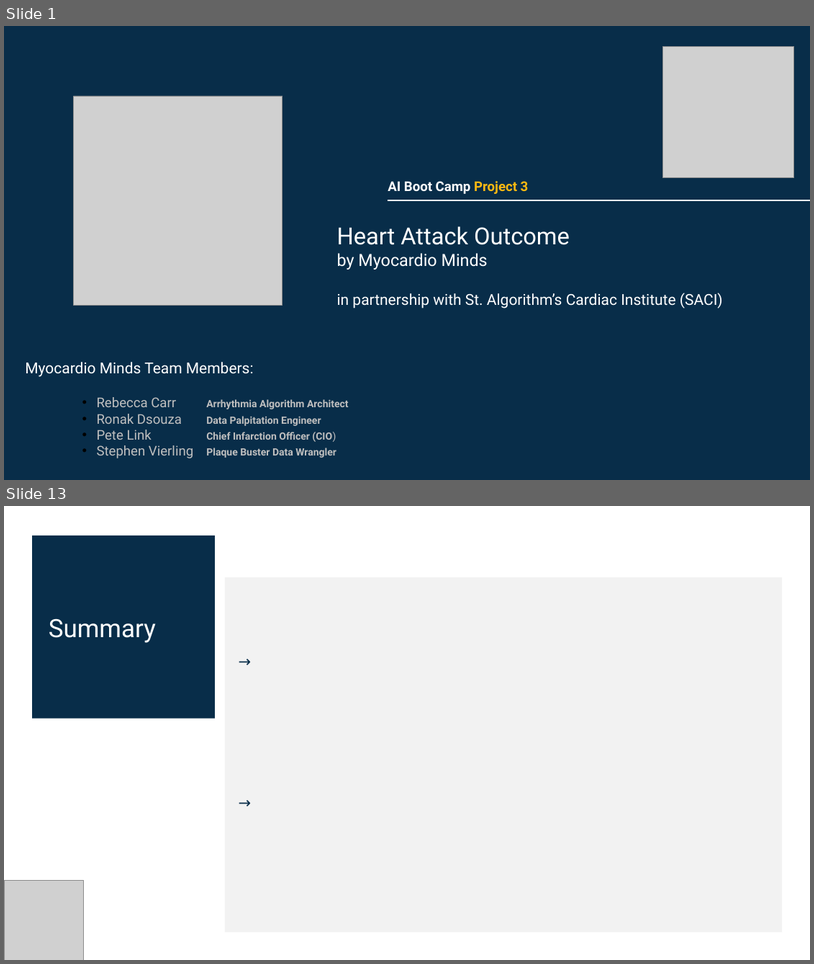
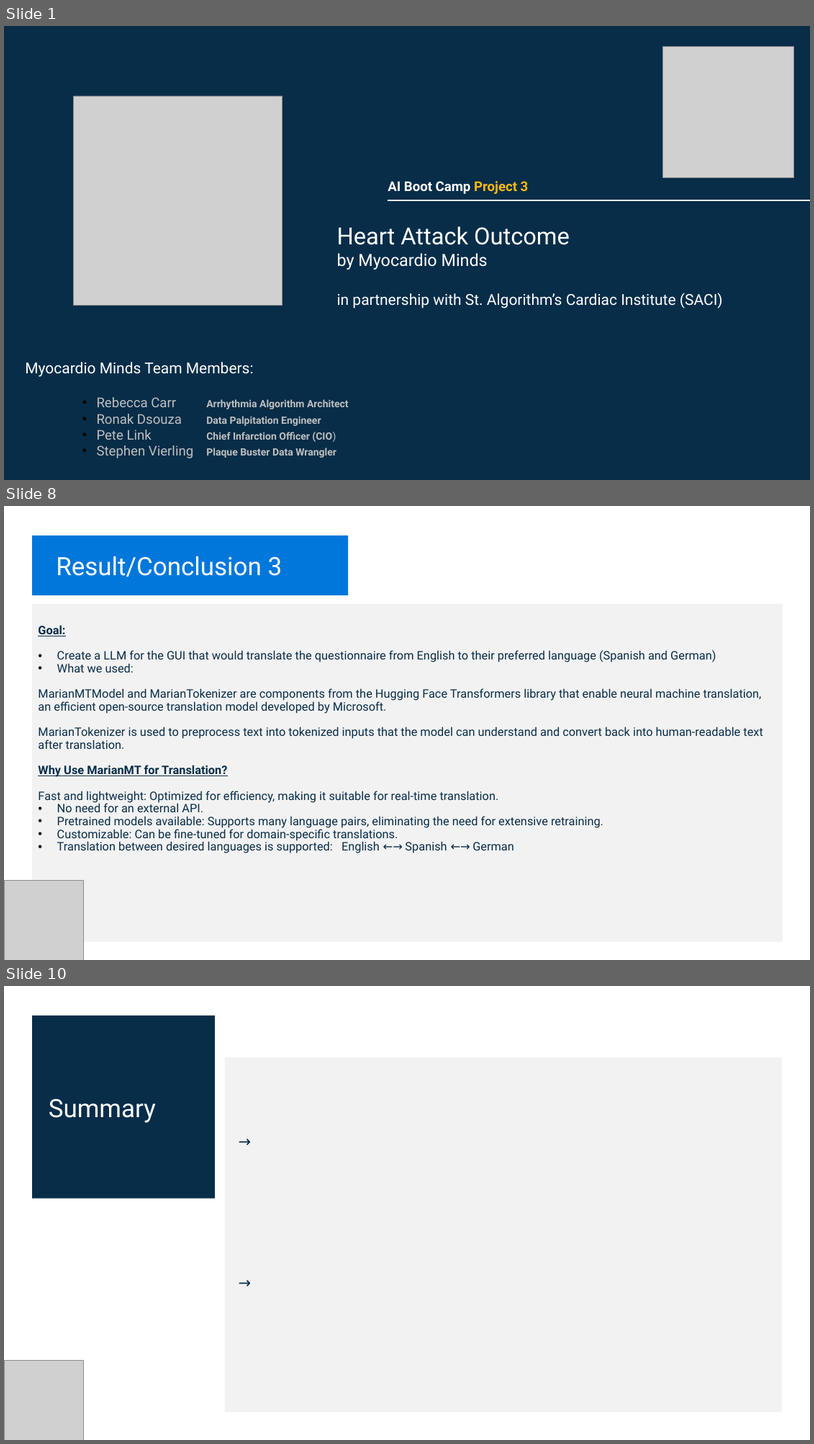
Before and after one commit to Pete1001/heart_attack_outcome, a slide deck: heart_attack_outcome.v1.2.pptx. Shown one above the other, each under a label of ours: slides 1 and 13 before the commit, slides 1, 8 and 10 after it; the slides between them are not shown. The pictures are 814x964 and 814x1444 pixels, drawn with LibreOffice and Linux fonts; fonts in the diff are those of the drawing; grey boxes stand for pictures. Boxes give left, top, right and bottom in pixels: in the first picture for what was removed or moved away, otherwise in the second. Text is boxed around its words. In the diff, an @@ line names an element or a change of style, - is before the commit and + after.

```diff
--- a/heart_attack_outcome.v1.2.pptx
+++ b/heart_attack_outcome.v1.2.pptx
@@ slide 8 added at [4, 506, 810, 960], background #FFFFFF @@
@@ rectangle added at [32, 536, 349, 595], fill #0077DB @@
@@ text added at [56, 556, 283, 577], 30 pt, text #FFFFFF @@
+Result/Conclusion 3
@@ rectangle added at [32, 603, 784, 941], fill #F2F2F2 @@
@@ text added at [38, 625, 763, 853], 14 pt, text #082D49 @@
+Goal:
+• Create a LLM for the GUI that would translate the questionnaire from English to their preferred language (Spanish and German)
+• What we used:
+MarianMTModel and MarianTokenizer are components from the Hugging Face Transformers library that enable neural machine translation, an efficient open-source translation model developed by Microsoft.
+MarianTokenizer is used to preprocess text into tokenized inputs that the model can understand and convert back into human-readable text after translation.
+Why Use MarianMT for Translation?
+Fast and lightweight: Optimized for efficiency, making it suitable for real-time translation.
+• No need for an external API.
+• Pretrained models available: Supports many language pairs, eliminating the need for extensive retraining.
+• Customizable: Can be fine-tuned for domain-specific translations.
+• Translation between desired languages is supported: English ←→ Spanish ←→ German
@@ picture added at [4, 880, 83, 960] @@
@@ what was slide 13 is now slide 10 @@
```
Also in this commit, not shown: 8 slides changed, 4 slides removed, 2 other files.
